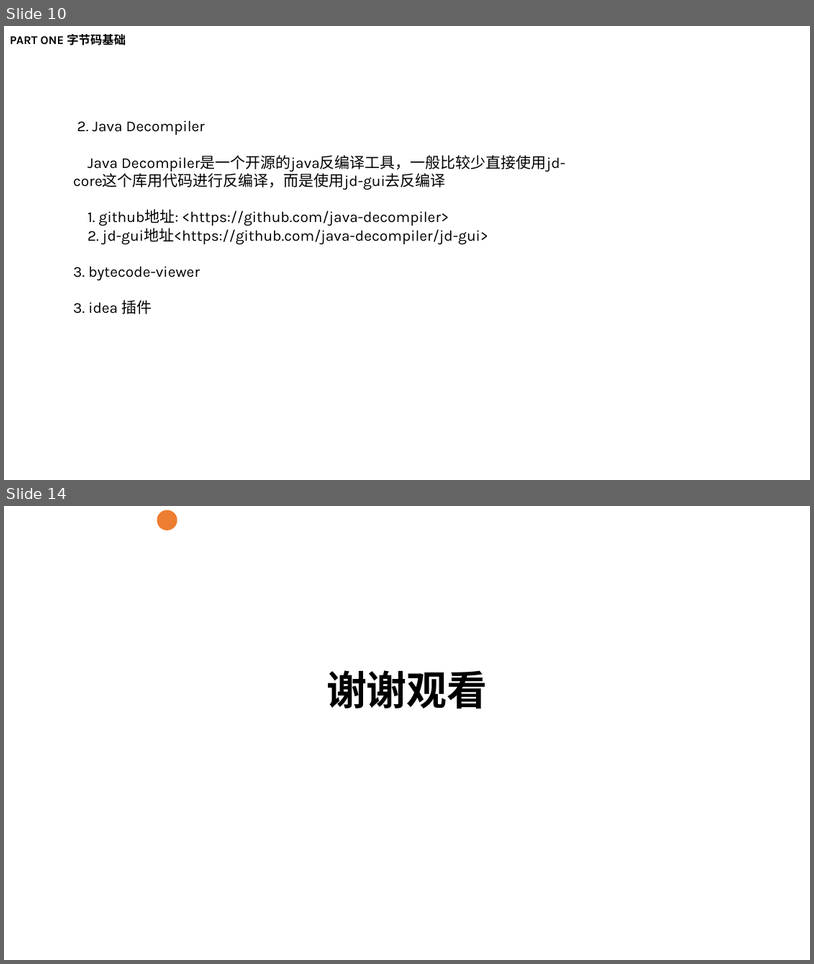
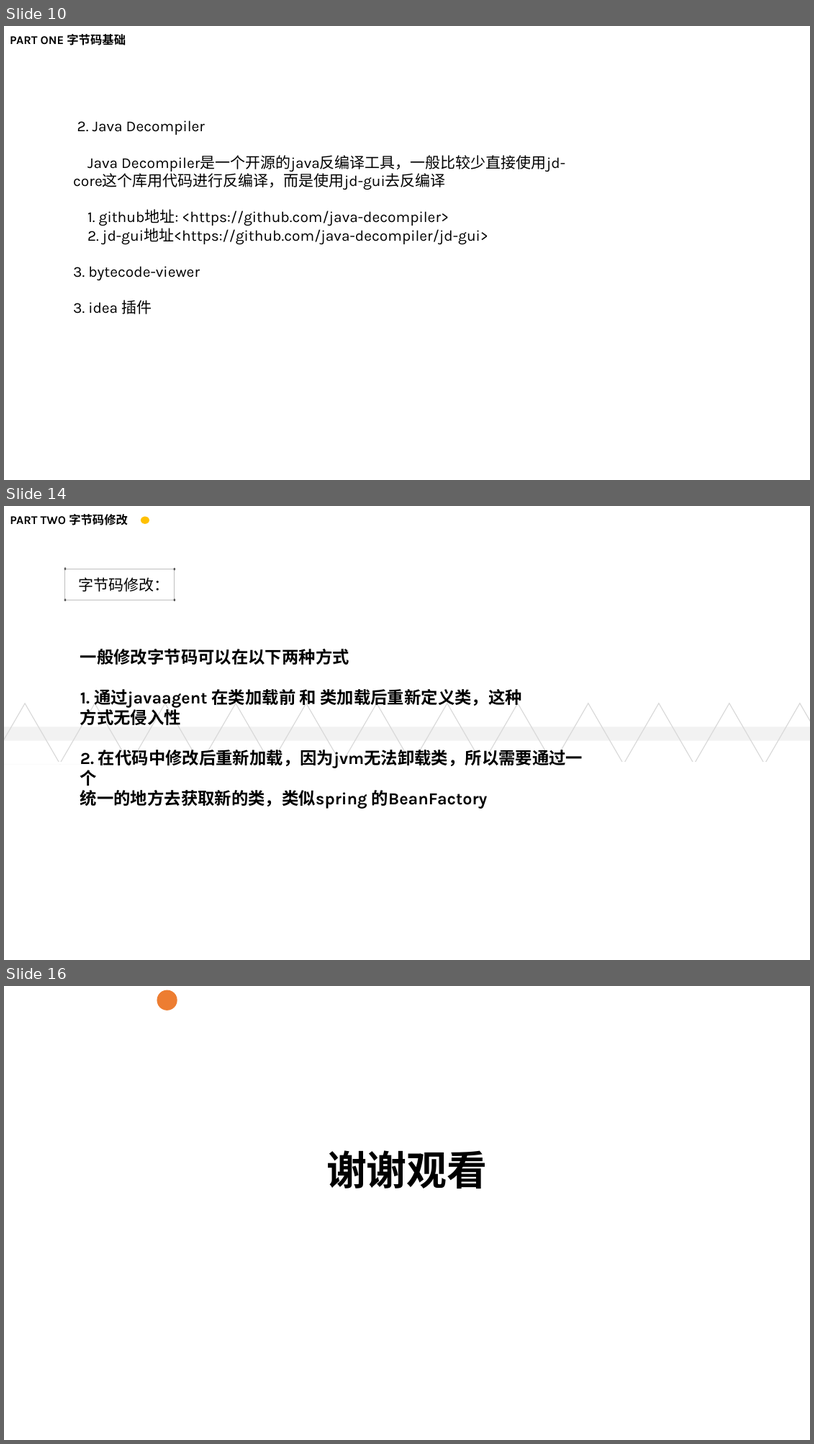
Before and after one commit to xiaofan0408/notes, a slide deck: bytecode/bytecode.pptx. Shown one above the other, each under a label of ours: slides 10 and 14 before the commit, slides 10, 14 and 16 after it; the slides between them are not shown. The pictures are 814x964 and 814x1444 pixels, drawn with LibreOffice and Linux fonts; fonts in the diff are those of the drawing; background and template pictures are left out. Boxes give left, top, right and bottom in pixels: in the first picture for what was removed or moved away, otherwise in the second. Text is boxed around its words. In the diff, an @@ line names an element or a change of style, - is before the commit and + after.

Commit message:
update:  修改ppt

```diff
--- a/bytecode/bytecode.pptx
+++ b/bytecode/bytecode.pptx
@@ slide 14 added at box(4, 506, 810, 960), background #FFFFFF @@
@@ text added at box(10, 514, 128, 525), 14 pt, text #000000, bold @@
+PART TWO 字节码修改
@@ ellipse added at box(141, 516, 149, 523), fill #FFC000 @@
@@ group added at box(64, 568, 175, 601): 4 ellipses, 1 rectangle @@
@@ text added at box(79, 577, 170, 592), 18 pt, text #000000 @@
+字节码修改：
@@ text added at box(80, 649, 583, 808), 20 pt, text #000000, bold @@
+一般修改字节码可以在以下两种方式
+1. 通过javaagent 在类加载前 和 类加载后重新定义类，这种
+方式无侵入性
+2. 在代码中修改后重新加载，因为jvm无法卸载类，所以需要通过一个
+统一的地方去获取新的类，类似spring 的BeanFactory
@@ group added at box(4, 703, 810, 764): 12 triangles, 1 rectangle, 1 line @@
@@ what was slide 14 is now slide 16 @@
```
Also in this commit, not shown: 3 slides changed, 2 other slides added, 1 slide removed, 1 other file.
